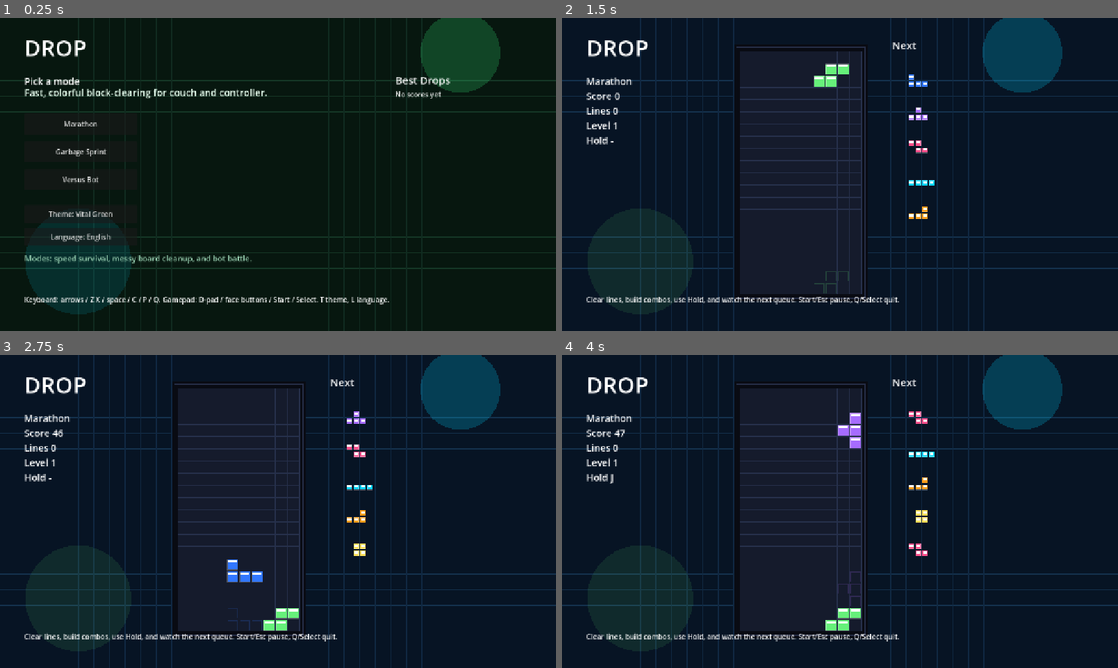
Above: before the commit, frames 1-4 (two rows, left to right).
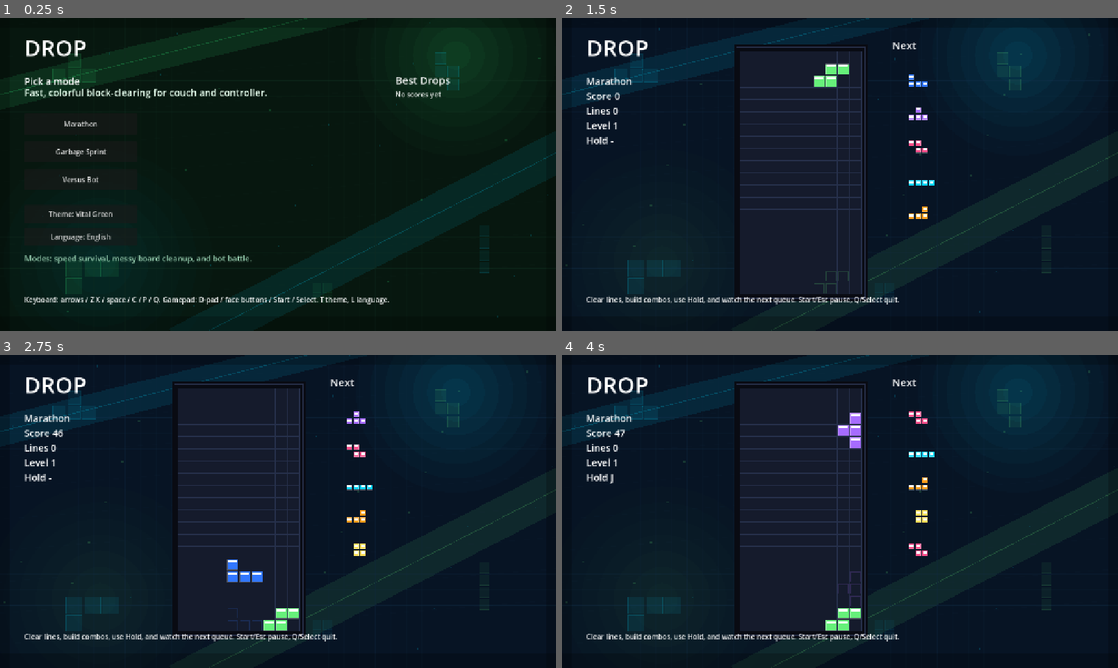
Above: after the commit, the same moments.

Repository: ozbillwang/drop
Game: Godot game, scene res://scenes/main.tscn
The game is run twice, just before and just after one commit, with the same random seed, the same clock (stepped at 60 frames per second) and the same inputs.
Inputs:
- Up to frame 1 (0.25 s): no input
- Up to frame 2 (1.5 s): click "Marathon" at 0.5 s; tap Enter (ui_accept) at 1.25 s; hold Right (move_right) from 1.28 s (still down); hold T (cycle_theme) from 1.28 s (still down)
- Up to frame 3 (2.75 s): tap Enter (ui_accept) at 1.52, 2, 2.27 s; release Right (move_right) at 2.03 s; release T (cycle_theme) at 2.03 s; hold S from 2.03 s (still down); tap Space (hard_drop) at 2.1 s
- Up to frame 4 (4 s): release S at 2.78 s; hold C (hold) 2.78-3.53 s; hold Right (move_right) from 2.78 s (still down); tap Enter (ui_accept) at 3.5, 3.77 s; tap Z (rotate_ccw) at 3.6 s

The runs differ from the first frame. In frame 1, 2.2% of the frame differs, in the area x 0-100%, y 0-100%; in frame 2, 4.4%; in frame 3, 4.4%; in frame 4, 4.4%.

Commit message:
Improve arcade background art

Diff:
--- a/scripts/main.gd
+++ b/scripts/main.gd
@@ -169,6 +169,14 @@
 	{"id": "pause", "label": "MENU", "side": "top", "x": 0, "y": 0, "w": 1, "h": 1}
 ]
 
+const BACKDROP_BLOCKS := [
+	{"piece": "T", "pos": Vector2(0.12, 0.16), "size": 34.0, "rot": 0, "alpha": 0.08},
+	{"piece": "S", "pos": Vector2(0.78, 0.15), "size": 30.0, "rot": 1, "alpha": 0.07},
+	{"piece": "L", "pos": Vector2(0.15, 0.77), "size": 42.0, "rot": 2, "alpha": 0.08},
+	{"piece": "I", "pos": Vector2(0.86, 0.70), "size": 28.0, "rot": 1, "alpha": 0.06},
+	{"piece": "O", "pos": Vector2(0.56, 0.88), "size": 25.0, "rot": 0, "alpha": 0.05}
+]
+
 const PALETTE := {
 	"I": Color("#00d5ff"),
 	"J": Color("#3177ff"),
@@ -997,14 +1005,85 @@
 
 
 func _draw_background() -> void:
-	var theme := _theme_data()
-	draw_rect(Rect2(Vector2.ZERO, size), theme["bg"])
+	var theme: Dictionary = _theme_data()
+	var bg: Color = theme["bg"]
+	var primary: Color = theme["glow_a"]
+	var secondary: Color = theme["glow_b"]
+	draw_rect(Rect2(Vector2.ZERO, size), bg)
+	_draw_glow_circle(Vector2(size.x * 0.82, size.y * 0.12), size.y * 0.32, primary)
+	_draw_glow_circle(Vector2(size.x * 0.18, size.y * 0.78), size.y * 0.36, secondary)
+	_draw_neon_beam(Vector2(-size.x * 0.08, size.y * 0.28), Vector2(size.x * 0.78, -size.y * 0.10), Color(primary, 0.10), 34.0)
+	_draw_neon_beam(Vector2(size.x * 0.32, size.y * 1.05), Vector2(size.x * 1.10, size.y * 0.34), Color(secondary, 0.09), 46.0)
+	_draw_background_grid(theme)
+	_draw_background_blocks(primary, secondary)
+	_draw_particle_sparks(primary, secondary)
+	_draw_vignette()
+
+
+func _draw_background_grid(theme: Dictionary) -> void:
 	for y in range(0, int(size.y), 36):
-		draw_line(Vector2(0, y), Vector2(size.x, y), theme["grid"], 1.0)
+		var alpha := 0.32 if y % 144 == 0 else 0.18
+		draw_line(Vector2(0, y), Vector2(size.x, y), Color(theme["grid"], alpha), 1.0)
 	for x in range(0, int(size.x), 36):
-		draw_line(Vector2(x, 0), Vector2(x, size.y), theme["grid_alt"], 1.0)
-	draw_circle(Vector2(1060, 80), 92, theme["glow_a"])
-	draw_circle(Vector2(180, 560), 122, theme["glow_b"])
+		var alpha := 0.30 if x % 144 == 0 else 0.15
+		draw_line(Vector2(x, 0), Vector2(x, size.y), Color(theme["grid_alt"], alpha), 1.0)
+	for y in range(18, int(size.y), 72):
+		draw_line(Vector2(0, y), Vector2(size.x, y - size.x * 0.08), Color(theme["grid"], 0.08), 1.0)
+
+
+func _draw_glow_circle(center: Vector2, radius: float, color: Color) -> void:
+	for i in range(7, 0, -1):
+		var step := float(i) / 7.0
+		draw_circle(center, radius * step, Color(color, color.a * 0.18 * (1.0 - step * 0.55)))
+
+
+func _draw_neon_beam(start: Vector2, end: Vector2, color: Color, width: float) -> void:
+	var direction := (end - start).normalized()
+	var normal := Vector2(-direction.y, direction.x) * width
+	draw_polygon([
+		start - normal,
+		start + normal,
+		end + normal,
+		end - normal
+	], [color])
+	draw_line(start, end, Color(color, min(color.a + 0.10, 0.22)), 2.0)
+
+
+func _draw_background_blocks(primary: Color, secondary: Color) -> void:
+	for i in BACKDROP_BLOCKS.size():
+		var spec: Dictionary = BACKDROP_BLOCKS[i]
+		var color := primary if i % 2 == 0 else secondary
+		_draw_tetromino_silhouette(
+			spec["piece"],
+			Vector2(size.x * spec["pos"].x, size.y * spec["pos"].y),
+			spec["size"],
+			spec["rot"],
+			Color(color, spec["alpha"])
+		)
+
+
+func _draw_tetromino_silhouette(piece: String, origin: Vector2, block_size: float, rotation: int, color: Color) -> void:
+	for cell in _piece_cells(piece, Vector2i.ZERO, rotation):
+		var rect := Rect2(origin + Vector2(cell.x, cell.y) * block_size, Vector2(block_size, block_size))
+		draw_rect(rect.grow(-2.0), color)
+		draw_rect(rect.grow(-2.0), Color(color, min(color.a * 1.8, 0.22)), false, 1.0)
+
+
+func _draw_particle_sparks(primary: Color, secondary: Color) -> void:
+	for i in 42:
+		var x := fmod(float(i * 197 + theme_index * 53), 1000.0) / 1000.0 * size.x
+		var y := fmod(float(i * 113 + theme_index * 97), 1000.0) / 1000.0 * size.y
+		var color := primary if i % 2 == 0 else secondary
+		var radius := 1.2 + float(i % 4) * 0.45
+		draw_circle(Vector2(x, y), radius, Color(color, 0.16))
+
+
+func _draw_vignette() -> void:
+	var edge := Color("#000000", 0.22)
+	draw_rect(Rect2(Vector2.ZERO, Vector2(size.x, 22)), edge)
+	draw_rect(Rect2(Vector2(0, size.y - 32), Vector2(size.x, 32)), edge)
+	draw_rect(Rect2(Vector2.ZERO, Vector2(22, size.y)), edge)
+	draw_rect(Rect2(Vector2(size.x - 22, 0), Vector2(22, size.y)), edge)
 
 
 func _draw_menu() -> void:
